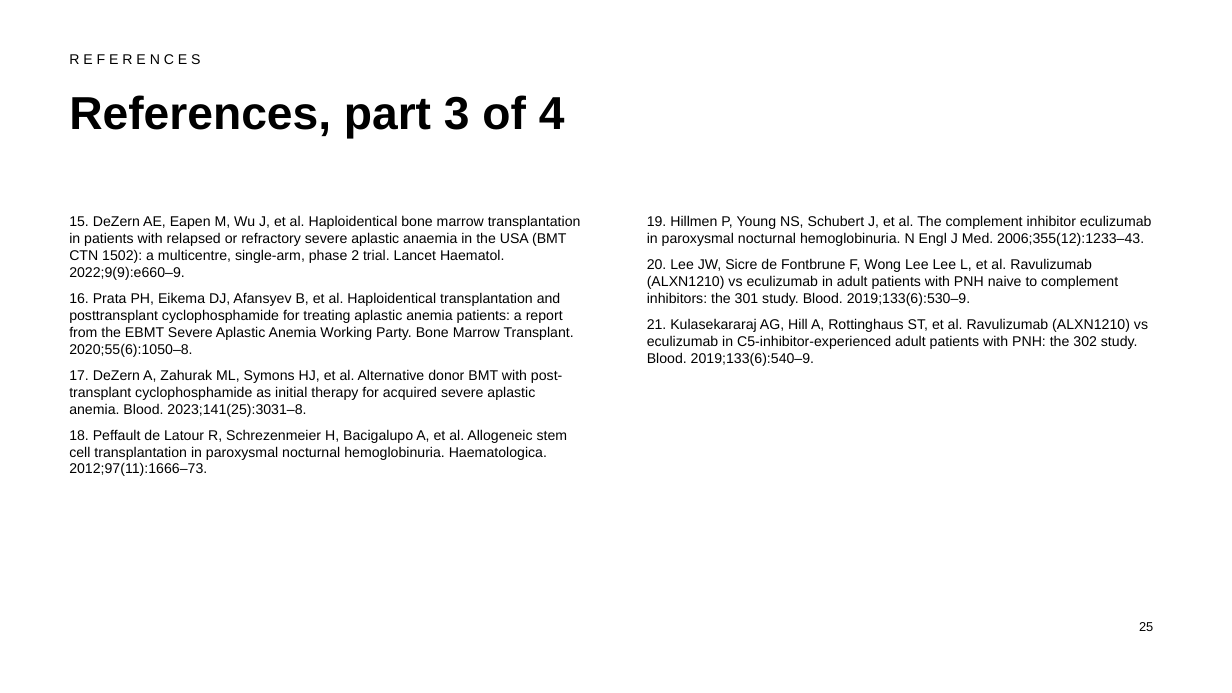
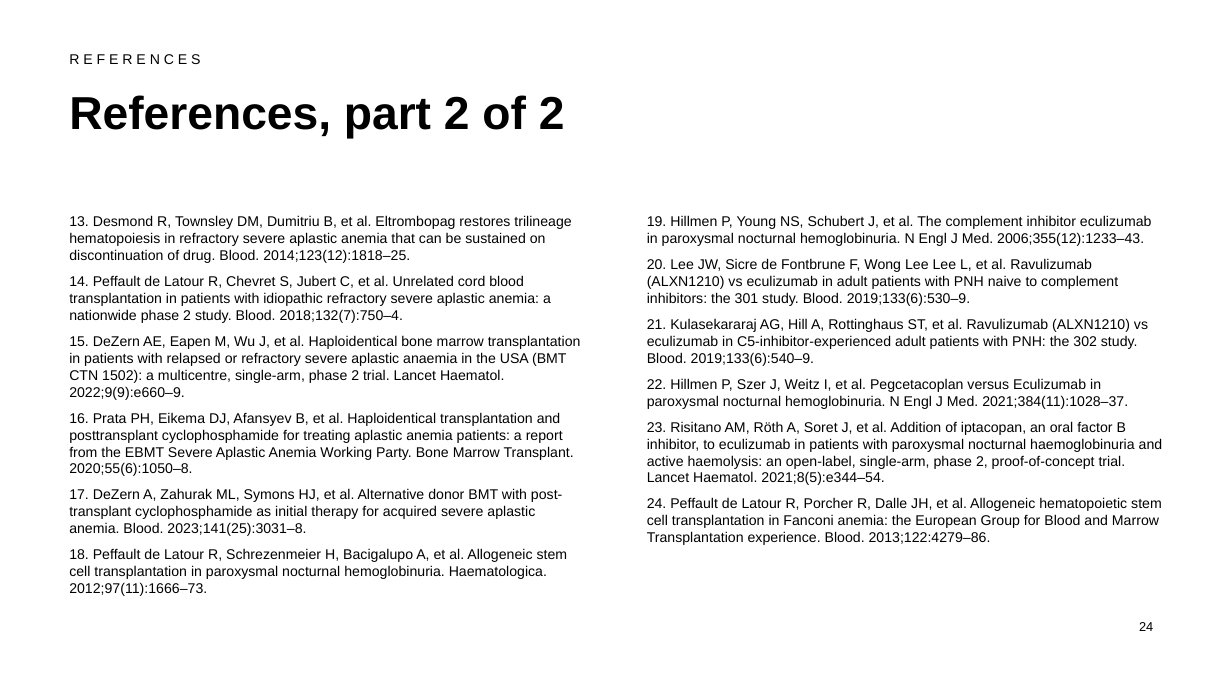
Before and after one commit to htlin222/ebmt-handbook-skill, a slide deck: slide 24 of slides/decks/s25-aplastic-anaemia-ibmfs.pptx (slide 25 before the commit). Drawn at 1232x693 pixels with LibreOffice and Linux fonts; fonts in the diff are those of the drawing. Boxes give left, top, right and bottom in pixels: in the first picture for what was removed or moved away, otherwise in the second. Text is boxed around its words. In the diff, an @@ line names an element or a change of style, - is before the commit and + after.

```diff
--- a/slides/decks/s25-aplastic-anaemia-ibmfs.pptx
+++ b/slides/decks/s25-aplastic-anaemia-ibmfs.pptx
@@ title at box(69, 95, 565, 139): text changed @@
-References, part 3 of 4
+References, part 2 of 2
@@ text at box(69, 215, 571, 323): paragraphs added @@
+13. Desmond R, Townsley DM, Dumitriu B, et al. Eltrombopag restores trilineage hematopoiesis in refractory severe aplastic anemia that can be sustained on discontinuation of drug. Blood. 2014;123(12):1818–25.
+14. Peffault de Latour R, Chevret S, Jubert C, et al. Unrelated cord blood transplantation in patients with idiopathic refractory severe aplastic anemia: a nationwide phase 2 study. Blood. 2018;132(7):750–4.
@@ text at box(647, 378, 1163, 545): paragraphs added @@
+22. Hillmen P, Szer J, Weitz I, et al. Pegcetacoplan versus Eculizumab in paroxysmal nocturnal hemoglobinuria. N Engl J Med. 2021;384(11):1028–37.
+23. Risitano AM, Röth A, Soret J, et al. Addition of iptacopan, an oral factor B inhibitor, to eculizumab in patients with paroxysmal nocturnal haemoglobinuria and active haemolysis: an open-label, single-arm, phase 2, proof-of-concept trial. Lancet Haematol. 2021;8(5):e344–54.
+24. Peffault de Latour R, Porcher R, Dalle JH, et al. Allogeneic hematopoietic stem cell transplantation in Fanconi anemia: the European Group for Blood and Marrow Transplantation experience. Blood. 2013;122:4279–86.
@@ page number at box(1139, 622, 1153, 631): text changed @@
-25
+24
```
Also in this commit, not shown: 5 other slides changed, 2 slides removed, 22 other files.
